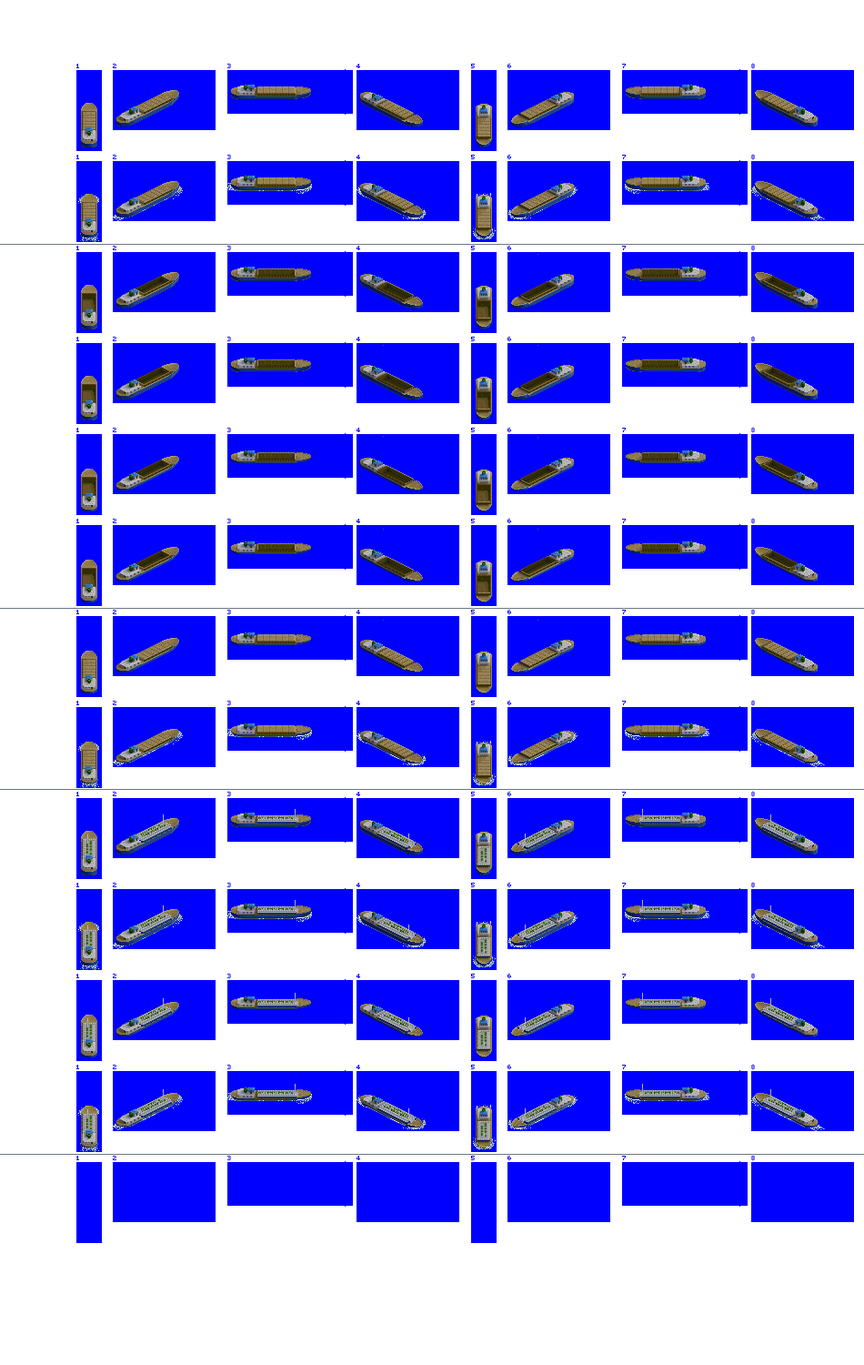
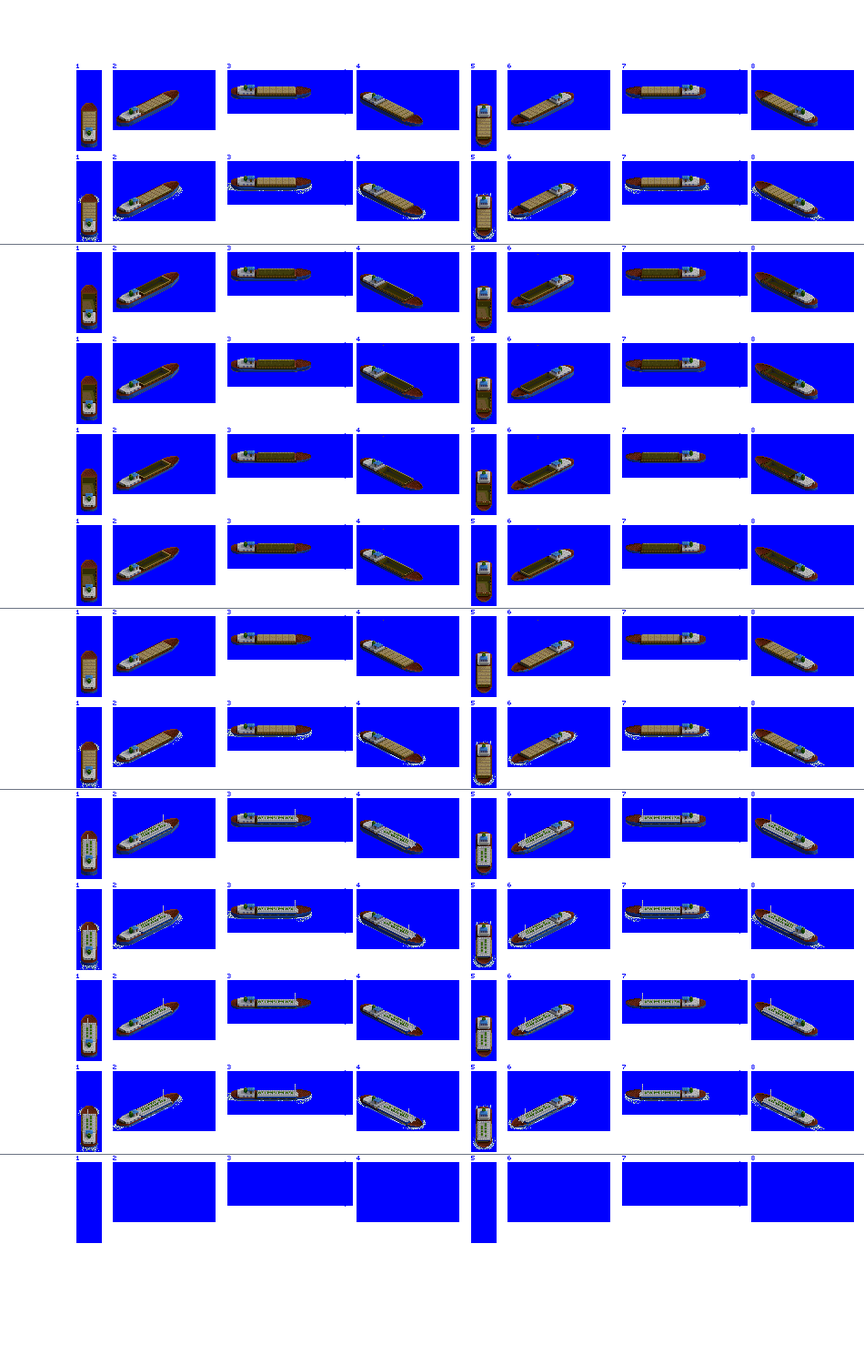
Layer changes from the first (864, 1365) image to the second:
added layer "Hatch Overlays" above "Deck Overlays" over (x1=81, y1=86, x2=798, y2=777)
painted on "Small River Boat" over (x1=80, y1=86, x2=818, y2=1148)
